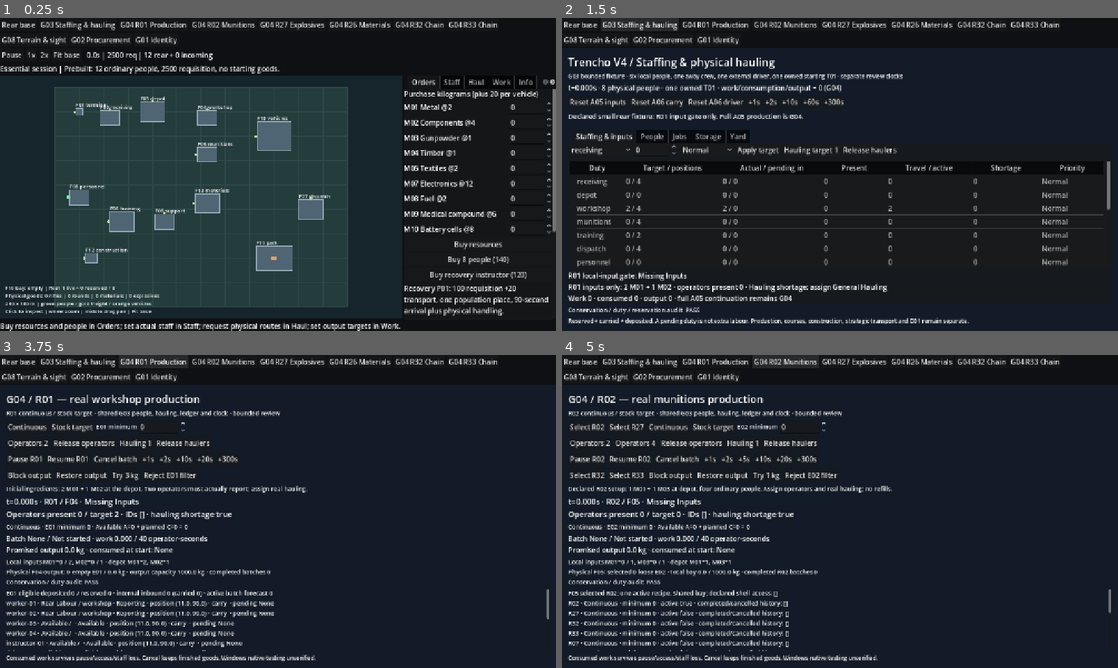
Above: before the commit, frames 1-4 (two rows, left to right).
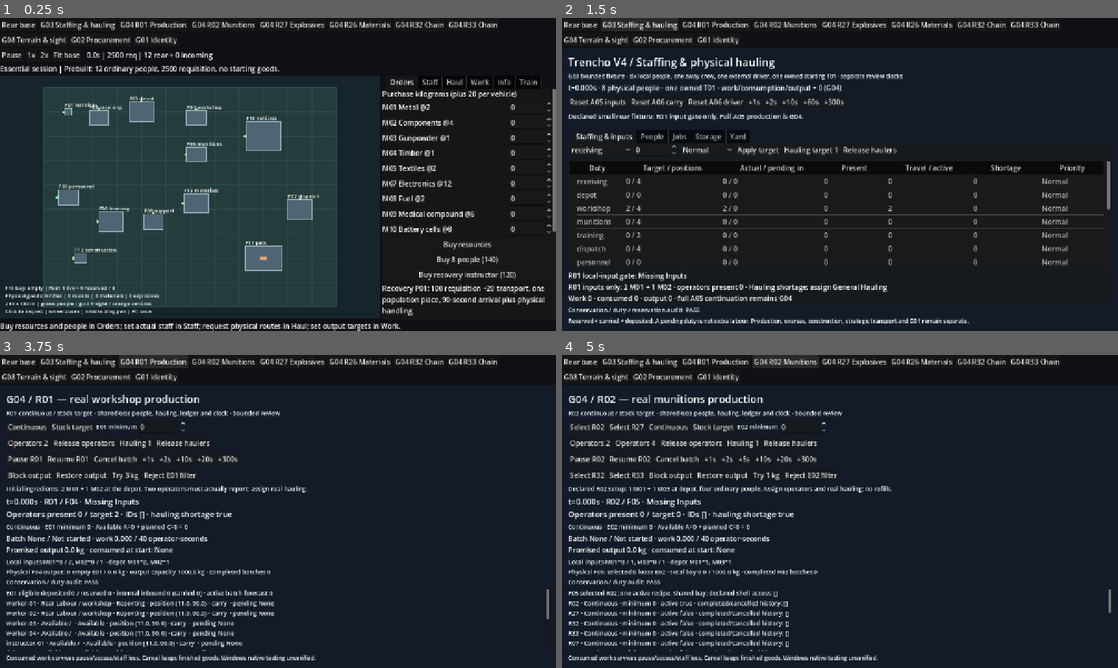
Above: after the commit, the same moments.

Repository: TheInfinityIQ/Trencho_V4
Game: Godot game, scene res://game/main/main.tscn
Two runs of this game, one before a commit and one after it. Both use one fixed random seed, a clock stepped at 60 frames per second and the inputs below.
Inputs:
- Up to frame 1 (0.25 s): no input
- Up to frame 2 (1.5 s): click "Rear base" at 0.5 s; click "G03 Staffing & hauling" at 1.25 s
- Up to frame 3 (3.75 s): click "Normal" at 2 s; click "Normal" at 2.75 s; click "G04 R01 Production" at 3.5 s
- Up to frame 4 (5 s): click "G04 R02 Munitions" at 4.25 s

The runs differ from the first frame. In frame 1, 11% of the frame differs, in the area x 7-100%, y 18-96%; in frame 2, nothing differs; in frame 3, less than 0.1%; in frame 4, nothing differs.

Commit message:
Fit all six rear panels without hidden training tabs

Diff:
--- a/game/rear_base/base_demo.gd
+++ b/game/rear_base/base_demo.gd
@@ -74,8 +74,7 @@
 	base_map.selected.connect(_select)
 	split.add_child(base_map)
 	tabs = TabContainer.new()
-	tabs.custom_minimum_size.x = 350
-	tabs.get_tab_bar().add_theme_font_size_override("font_size",14)
+	tabs.custom_minimum_size.x = 400
 	split.add_child(tabs)
 	_orders_panel(_panel("Orders"))
 	_staff_panel(_panel("Staff"))
